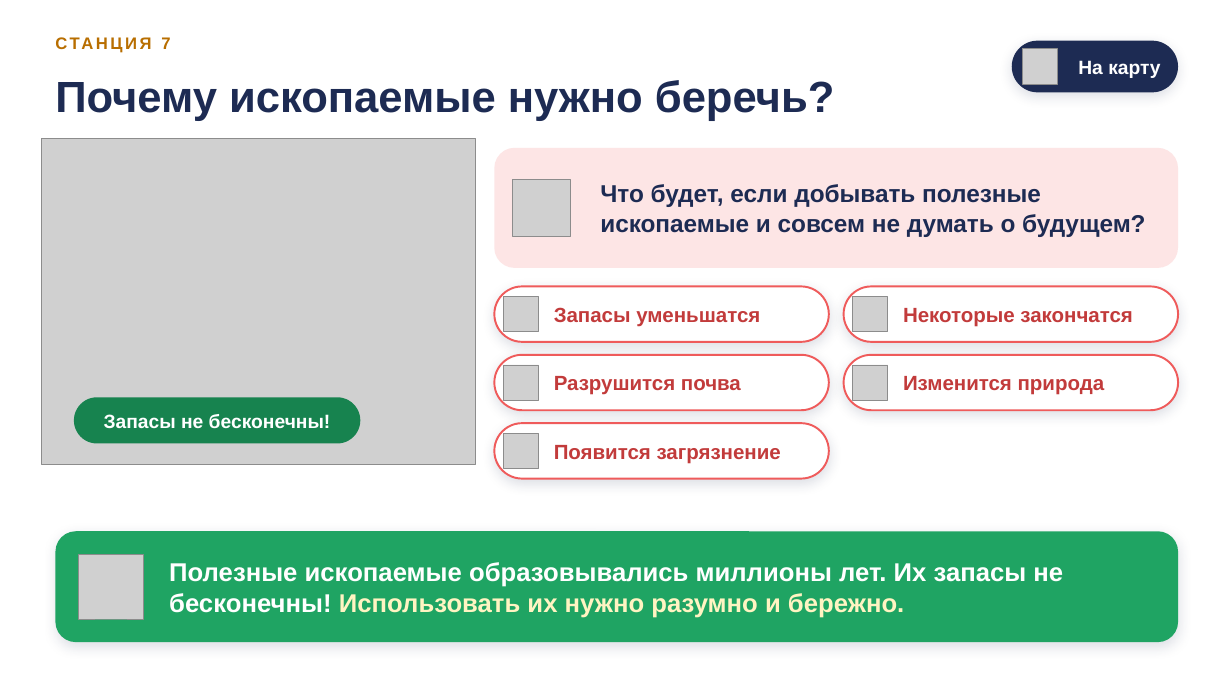
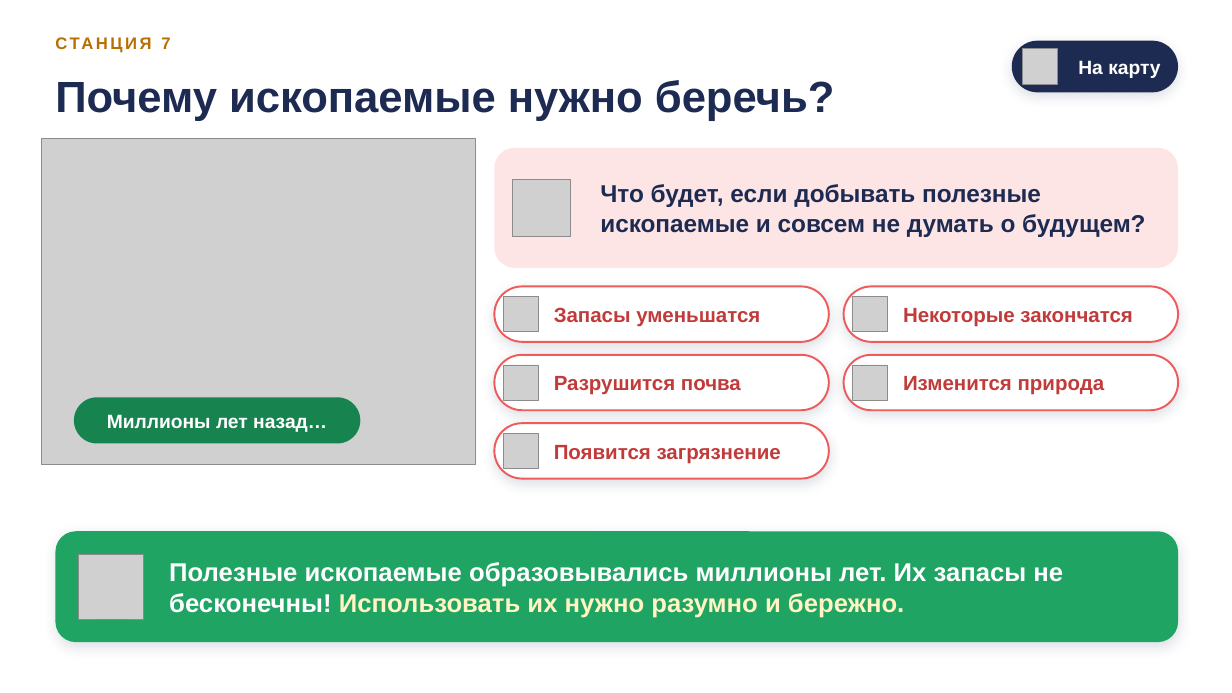
Before and after one commit to zxkaize-cell/kaize, a slide deck: slide 14 of presentations/Полезные_ископаемые/Использование_и_охрана_полезных_ископаемых.pptx. Drawn at 1232x693 pixels with LibreOffice and Linux fonts; fonts in the diff are those of the drawing; grey boxes stand for pictures; background and template pictures are left out. Boxes give left, top, right and bottom in pixels: in the first picture for what was removed or moved away, otherwise in the second. Text is boxed around its words. In the diff, an @@ line names an element or a change of style, - is before the commit and + after.

```diff
--- a/presentations/Полезные_ископаемые/Использование_и_охрана_полезных_ископаемых.pptx
+++ b/presentations/Полезные_ископаемые/Использование_и_охрана_полезных_ископаемых.pptx
@@ text in rounded rectangle at (x1=107, y1=414, x2=327, y2=432): text changed @@
-Запасы не бесконечны!
+Миллионы лет назад…
```
Also in this commit, not shown: 5 other slides changed, 30 other files.
